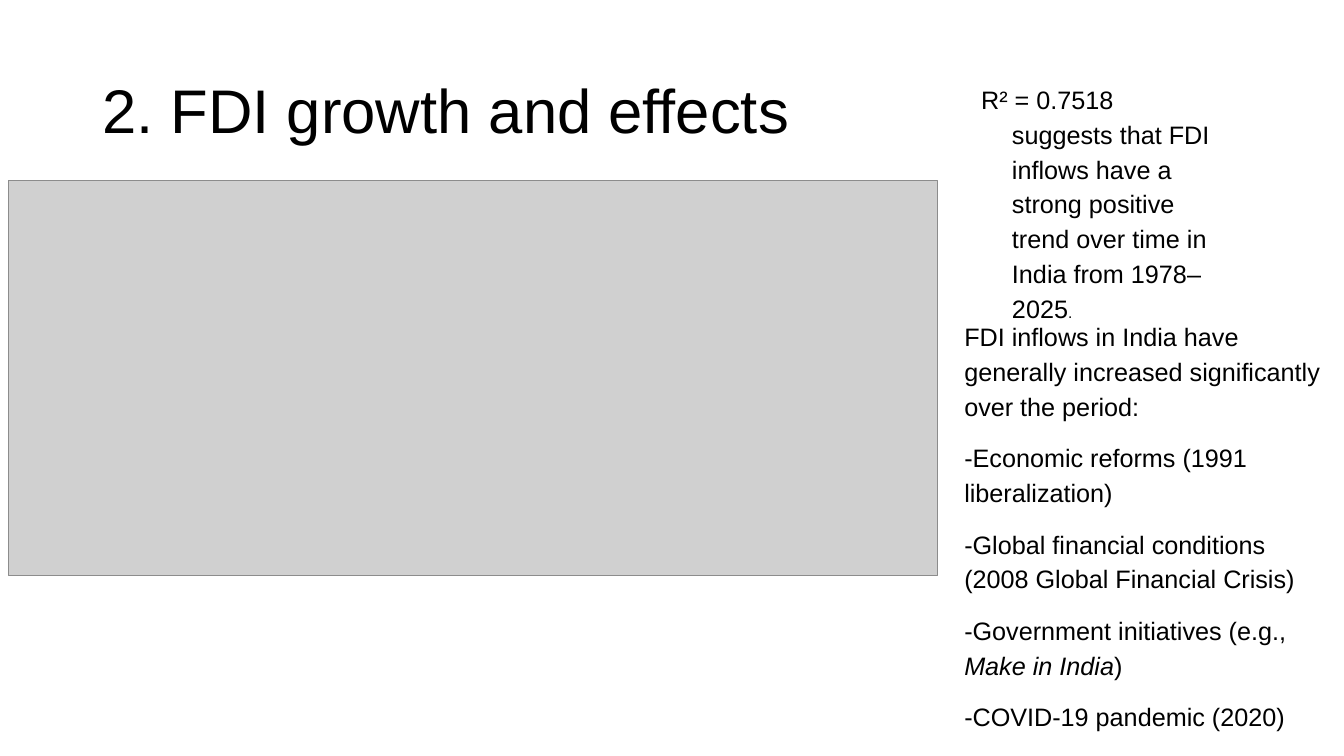
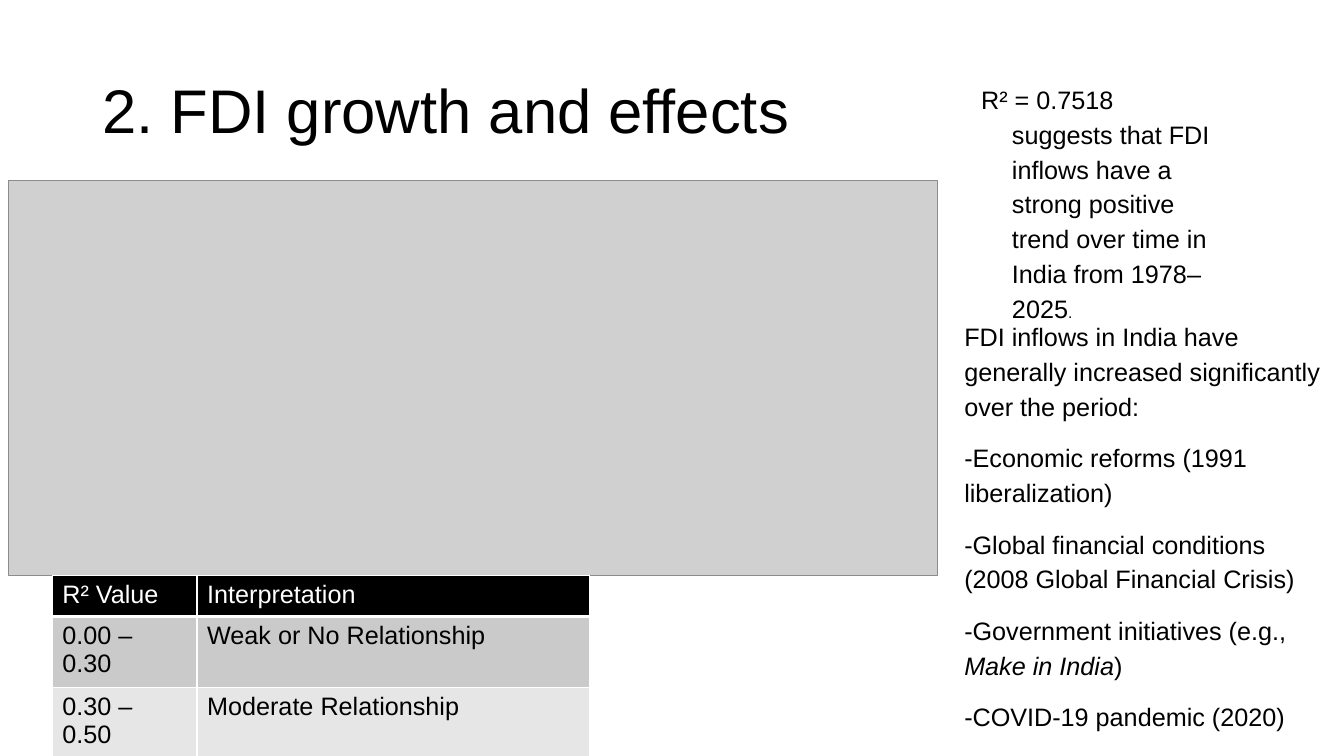
Before and after one commit to josephkohhh/SIM-UOW-Mods, a slide deck: slide 6 of ECON251/Assignment/T01_Group10_Presentation Slides.pptx. Drawn at 1344x756 pixels with LibreOffice and Linux fonts; fonts in the diff are those of the drawing; grey boxes stand for pictures. Boxes give left, top, right and bottom in pixels: in the first picture for what was removed or moved away, otherwise in the second. Text is boxed around its words. In the diff, an @@ line names an element or a change of style, - is before the commit and + after.

```diff
--- a/ECON251/Assignment/T01_Group10_Presentation Slides.pptx
+++ b/ECON251/Assignment/T01_Group10_Presentation Slides.pptx
@@ table added at (52,576,590,748), 4 rows, 2 columns @@
+R² Value | Interpretation
+0.00 – 0.30 | Weak or No Relationship
+0.30 – 0.50 | Moderate Relationship
+> 0.50 | Strong Relationship
```
Also in this commit, not shown: 5 other slides changed, 14 other files.
